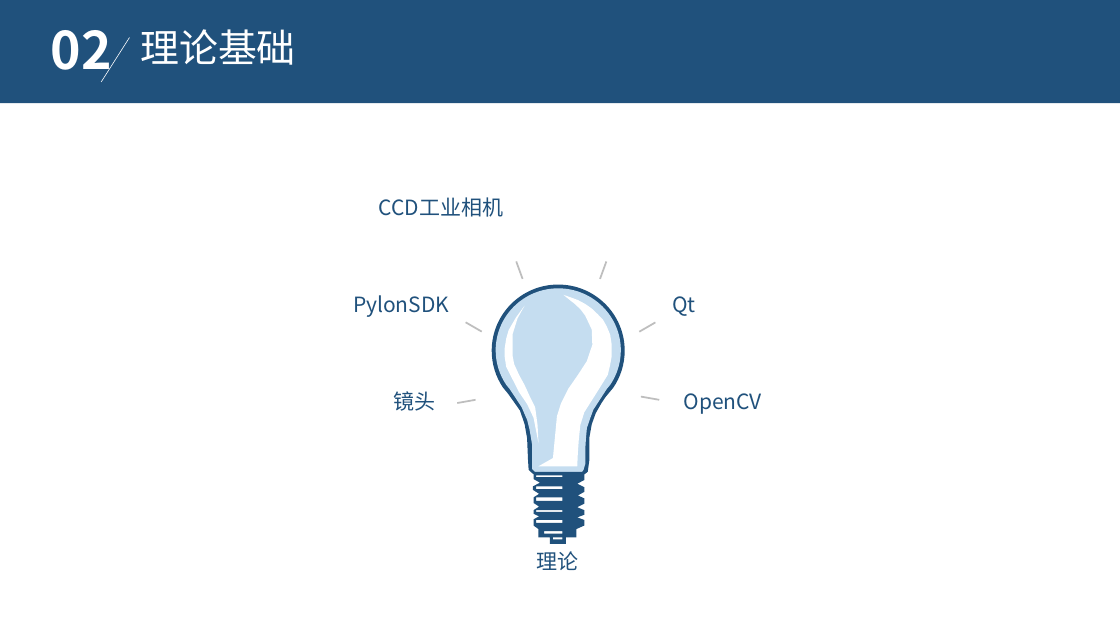
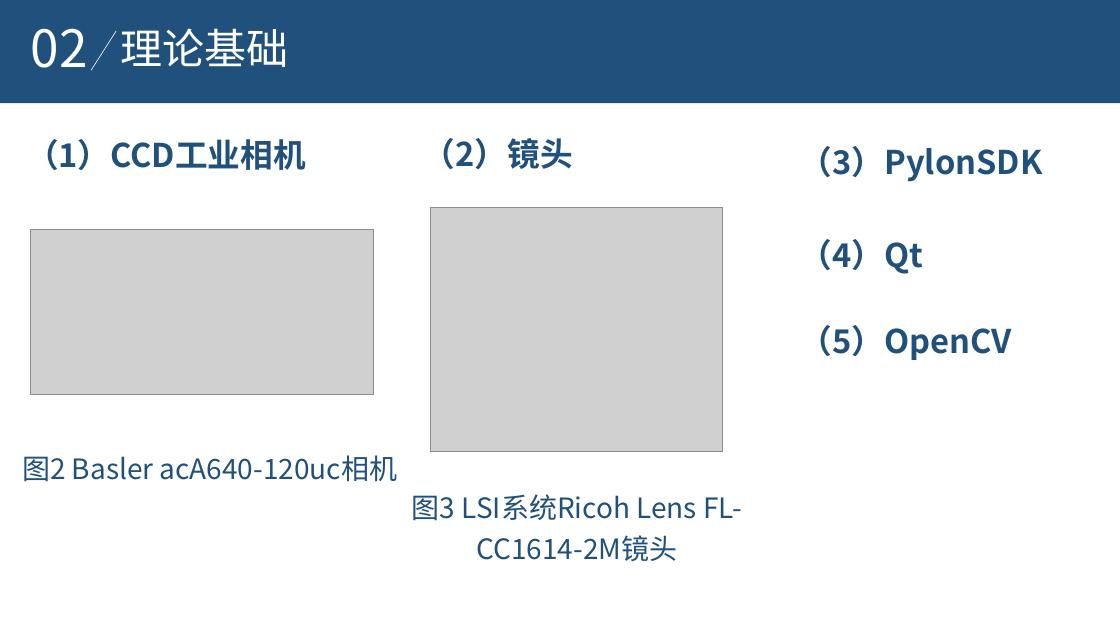
Before and after one commit to aihes/PylonCamera, a slide deck: slide 4 of paper/激光散斑系统CCD相机数据采集控制软件设计.ppt (slide 6 before the commit). Drawn at 1120x630 pixels with LibreOffice and Linux fonts; fonts in the diff are those of the drawing; grey boxes stand for pictures; background and template pictures are left out. Boxes give left, top, right and bottom in pixels: in the first picture for what was removed or moved away, otherwise in the second. Text is boxed around its words. In the diff, an @@ line names an element or a change of style, - is before the commit and + after.

```diff
--- a/paper/激光散斑系统CCD相机数据采集控制软件设计.ppt
+++ b/paper/激光散斑系统CCD相机数据采集控制软件设计.ppt
@@ text "02": place and size @@
-text "02" at [51,30,112,82]
+text "02" at [31,28,88,68]
@@ text "02" at [31,28,88,68]: size 44.4 to 44 pt, bold off; line spacing 0.8 to 0.9 @@
@@ text "理论基础": place and size @@
-text "理论基础" at [140,29,295,65]
+text "理论基础" at [121,28,289,67]
@@ text "理论基础" at [121,28,289,67]: size 33.3 to 36 pt; line spacing 0.7 to 0.9 @@
@@ line moved from (129, 38) - (101, 82) to (116, 31) - (91, 71) @@
@@ text at [26,139,306,170]: text changed; size 18 to 28 pt; bold on @@
-CCD工业相机
+（1）CCD工业相机
@@ text at [423,138,573,169]: text changed; size 18 to 28 pt; bold on @@
-镜头
+（2）镜头
@@ text at [800,146,1043,182]: text changed; size 18 to 28 pt; bold on @@
-PylonSDK
+（3）PylonSDK
@@ picture added at [431,207,723,452] @@
@@ picture added at [31,229,374,395] @@
@@ text at [800,239,923,274]: text changed; size 18 to 28 pt; bold on @@
-Qt
+（4）Qt
@@ text at [800,325,1012,360]: text changed; size 18 to 28 pt; bold on @@
-OpenCV
+（5）OpenCV
@@ text added at [22,455,397,482], 24 pt, text #20517C @@
+图2 Basler acA640-120uc相机
@@ text added at [412,494,742,562], 24 pt, text #20517C @@
+图3 LSI系统Ricoh Lens FL-CC1614-2M镜头
@@ group removed at [457,261,659,570]: 6 lines, 4 freeform shapes, 1 text @@
-理论
```
Also in this commit, not shown: 9 other slides changed, 2 slides added, 7 slides removed, 4 other files.
